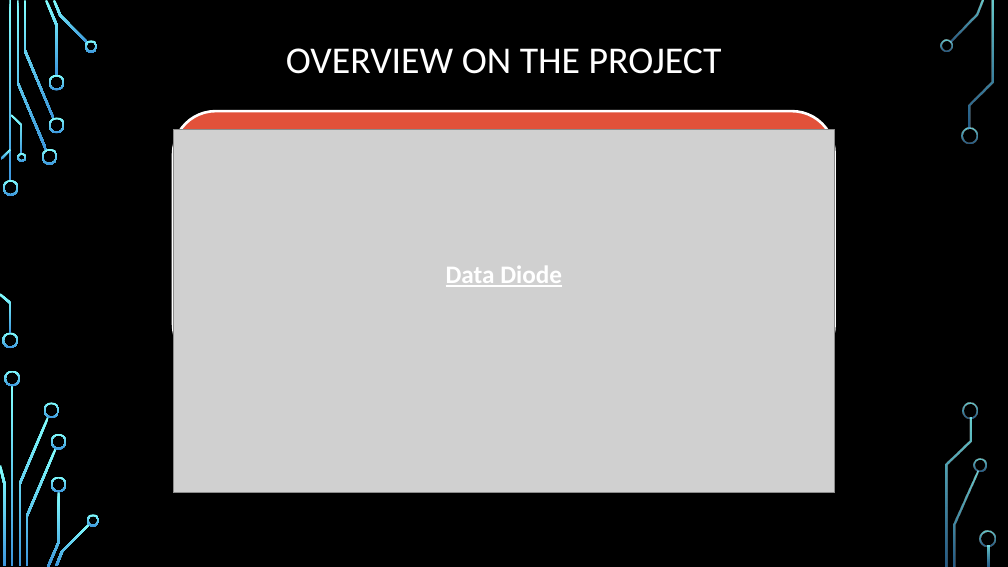
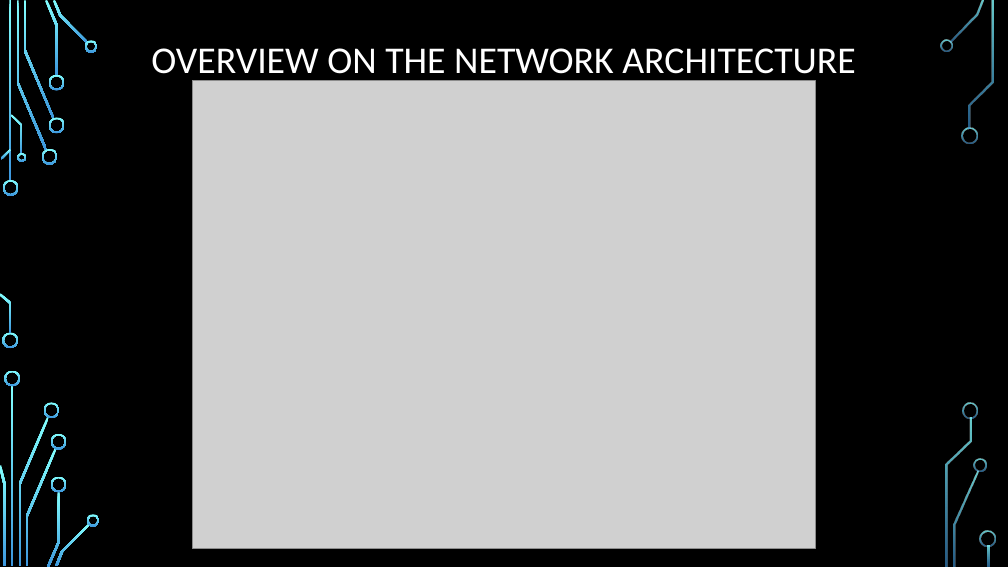
Before and after one commit to georgesrusu/managementSecuDataDiode, a slide deck: slide 5 of demoManagement.pptx (slide 4 before the commit). Drawn at 1008x567 pixels with LibreOffice and Linux fonts; fonts in the diff are those of the drawing; grey boxes stand for pictures; background and template pictures are left out. Boxes give left, top, right and bottom in pixels: in the first picture for what was removed or moved away, otherwise in the second. Text is boxed around its words. In the diff, an @@ line names an element or a change of style, - is before the commit and + after.

```diff
--- a/demoManagement.pptx
+++ b/demoManagement.pptx
@@ title at (151, 48, 856, 82): text changed @@
-OVERVIEW ON THE PROJECT
+OVERVIEW ON THE NETWORK ARCHITECTURE
@@ picture: place and size @@
-picture at (173, 130, 835, 493)
+picture at (192, 81, 816, 549)
@@ rounded rectangle removed at (173, 111, 835, 367) @@
@@ text removed at (446, 266, 562, 287) @@
-Data Diode
```
Also in this commit, not shown: 2 other slides changed, 7 other files.
